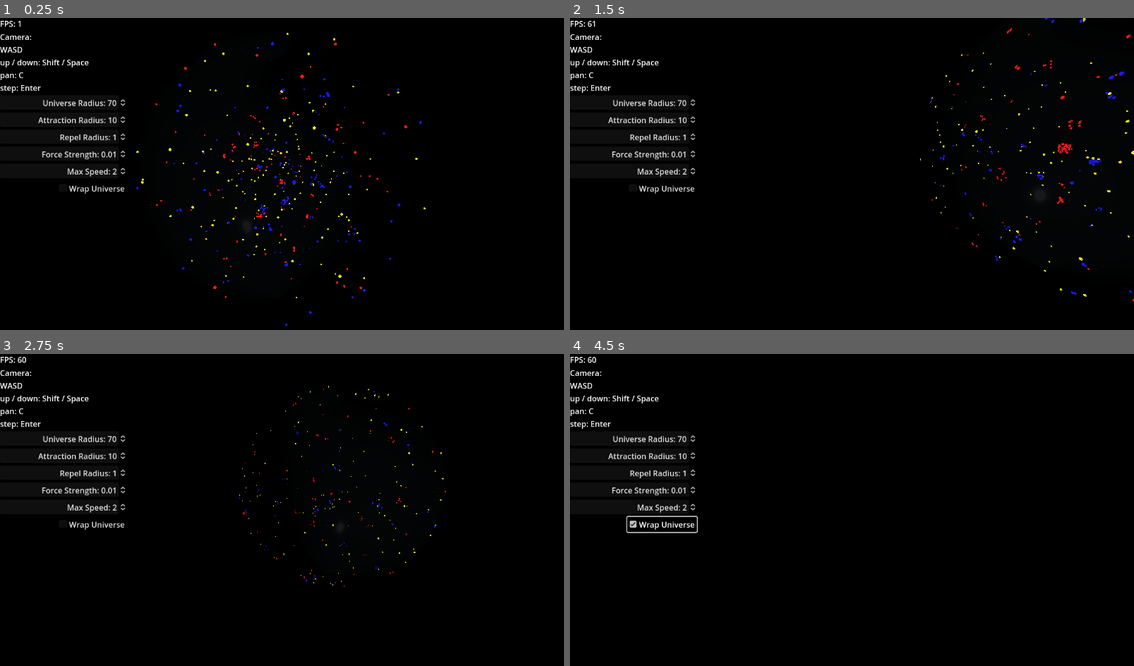
Above: before the commit, frames 1-4 (two rows, left to right).
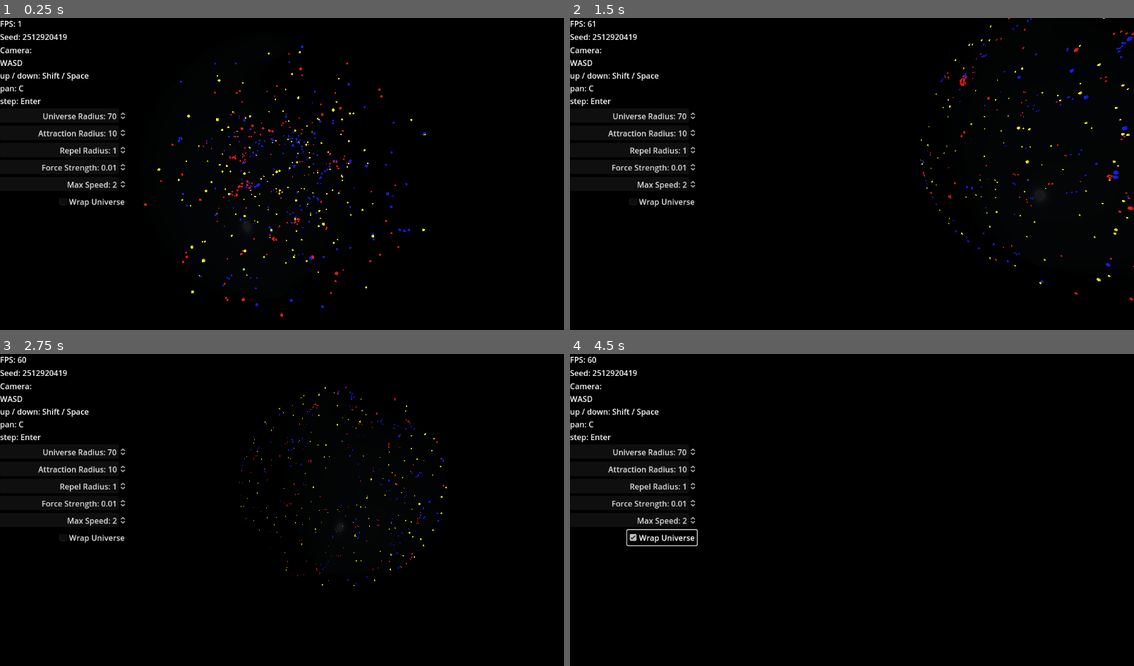
Above: after the commit, the same moments.

Repository: HenkaSyvert/ParticleLife
Game: Godot game, scene res://ParticleLife.tscn
The game is run twice, just before and just after one commit, with the same random seed, the same clock (stepped at 60 frames per second) and the same inputs.
Inputs (mouse positions are in pixels of both pictures, inside the frame that each line leads up to):
- Up to frame 1 (0.25 s): no input
- Up to frame 2 (1.5 s): move the mouse to (976, 161) at 0.52 s; hold D (right) 0.53-1.28 s; hold C (pan_camera) 0.53-1.28 s; move the mouse to (739, 192) at 1.27 s; hold S (backward) from 1.28 s (still down); tap C (pan_camera) at 1.35 s
- Up to frame 3 (2.75 s): move the mouse to (338, 441) at 2.02 s; release S (backward) at 2.03 s; hold D (right) from 2.03 s (still down); hold C (pan_camera) from 2.03 s (still down)
- Up to frame 4 (4.5 s): move the mouse to (823, 575) at 2.77 s; release D (right) at 2.78 s; release C (pan_camera) at 2.78 s; hold W (forward) 2.78-3.53 s; tap C (pan_camera) at 2.85 s; move the mouse to (1021, 559) at 3.52 s; hold A (left) 3.53-4.25 s; hold C (pan_camera) 3.53-4.25 s; click "Wrap Universe" at 4.25 s

The runs differ from the first frame. In frame 1, 3.6% of the frame differs, in the area x 0-76%, y 4-99%; in frame 2, 3.3%; in frame 3, 2.7%; in frame 4, 2.5%.

Commit message:
see seed

Diff:
--- a/ParticleLife.tscn
+++ b/ParticleLife.tscn
@@ -81,6 +81,9 @@
 layout_mode = 2
 script = ExtResource("3_m6ham")
 
+[node name="SeedLabel" type="Label" parent="Menu"]
+layout_mode = 2
+
 [node name="ControlsLabel" type="Label" parent="Menu"]
 layout_mode = 2
 text = "Camera:
--- a/particle_life.gd
+++ b/particle_life.gd
@@ -19,6 +19,10 @@
 
 func _ready():
 	$UniverseSphere.scale = Vector3.ONE * $Menu/UniverseRadiusSpinBox.value * 2
+
+	var seed = randi()
+	$Menu/SeedLabel.set_text("Seed: %d" % seed)
+	seed(seed)
 
 	for i in range(num_types):
 		attraction_matrix.append([])
Not shown, changed: README.md
